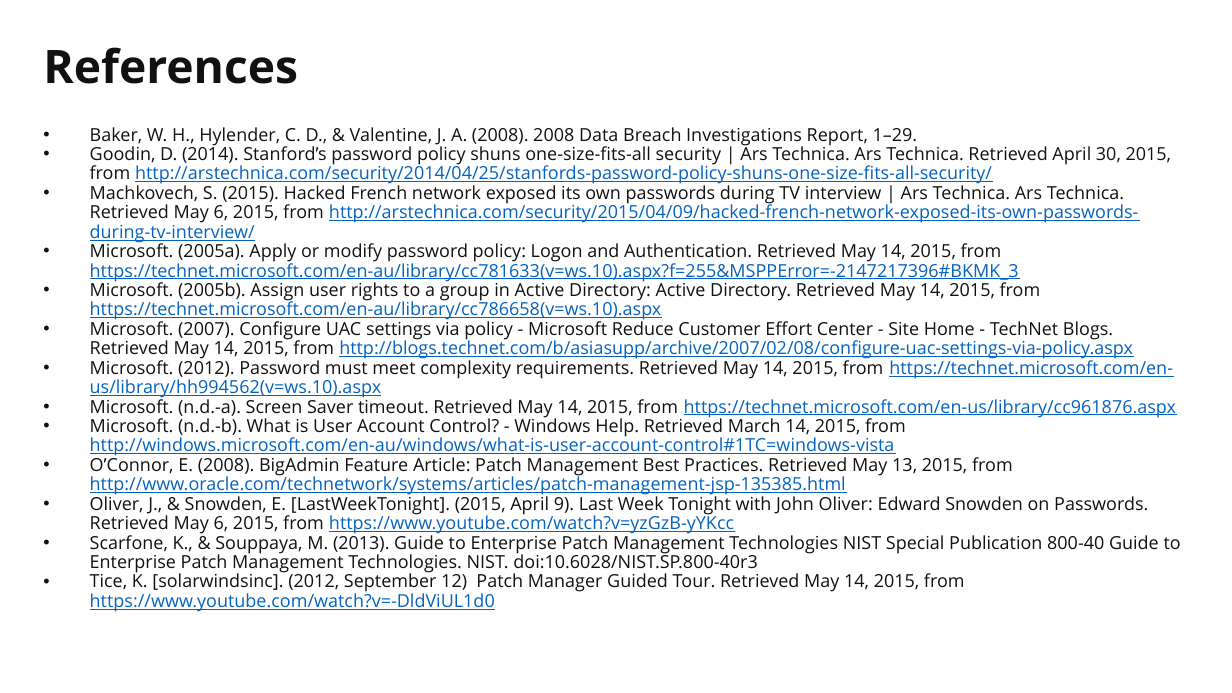
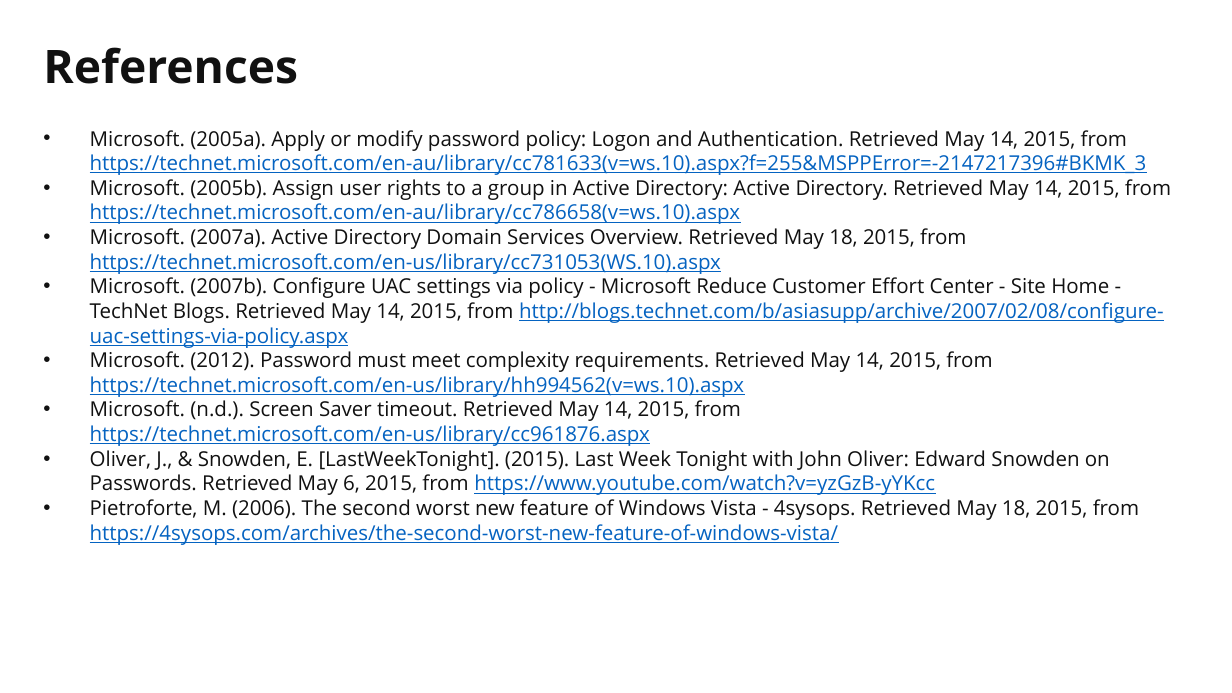
Before and after one commit to martymcflywa/ecu, a slide deck: slide 32 of year_1/sem_2/CSI1101_computer_security/0b_assignment_2_[22MAY15_0900]/dev/CSI1101_PONCE_A2_v03.pptx (slide 30 before the commit). Drawn at 1232x693 pixels with LibreOffice and Linux fonts; fonts in the diff are those of the drawing. Boxes give left, top, right and bottom in pixels: in the first picture for what was removed or moved away, otherwise in the second. Text is boxed around its words. In the diff, an @@ line names an element or a change of style, - is before the commit and + after.

```diff
--- a/year_1/sem_2/CSI1101_computer_security/0b_assignment_2_[22MAY15_0900]/dev/CSI1101_PONCE_A2_v03.pptx
+++ b/year_1/sem_2/CSI1101_computer_security/0b_assignment_2_[22MAY15_0900]/dev/CSI1101_PONCE_A2_v03.pptx
@@ text at (x1=90, y1=127, x2=1172, y2=243): paragraphs removed @@
-• Baker, W. H., Hylender, C. D., & Valentine, J. A. (2008). 2008 Data Breach Investigations Report, 1–29.
-• Goodin, D. (2014). Stanford’s password policy shuns one-size-fits-all security | Ars Technica. Ars Technica. Retrieved April 30, 2015, from http://arstechnica.com/security/2014/04/25/stanfords-password-policy-shuns-one-size-fits-all-security/
-• Machkovech, S. (2015). Hacked French network exposed its own passwords during TV interview | Ars Technica. Ars Technica. Retrieved May 6, 2015, from http://arstechnica.com/security/2015/04/09/hacked-french-network-exposed-its-own-passwords-during-tv-interview/
@@ text at (x1=90, y1=130, x2=1171, y2=397): size 14 to 16 pt in "Microsoft. (2005a). Apply or modify password policy: ...", "Microsoft. (2005b). Assign user rights to a ...", "Microsoft. (2012). Password must meet complexity requirement ..."; line spacing 0.9 to 1 @@
@@ text at (x1=90, y1=228, x2=1163, y2=348): text changed; size 14 to 16 pt @@
-• Microsoft. (2007). Configure UAC settings via policy - Microsoft Reduce Customer Effort Center - Site Home - TechNet Blogs. Retrieved May 14, 2015, from http://blogs.technet.com/b/asiasupp/archive/2007/02/08/configure-uac-settings-via-policy.aspx
+• Microsoft. (2007a). Active Directory Domain Services Overview. Retrieved May 18, 2015, from https://technet.microsoft.com/en-us/library/cc731053(WS.10).aspx
+• Microsoft. (2007b). Configure UAC settings via policy - Microsoft Reduce Customer Effort Center - Site Home - TechNet Blogs. Retrieved May 14, 2015, from http://blogs.technet.com/b/asiasupp/archive/2007/02/08/configure-uac-settings-via-policy.aspx
@@ text at (x1=90, y1=400, x2=1139, y2=545): text changed; size 14 to 16 pt @@
-• Microsoft. (n.d.-a). Screen Saver timeout. Retrieved May 14, 2015, from https://technet.microsoft.com/en-us/library/cc961876.aspx
-• Microsoft. (n.d.-b). What is User Account Control? - Windows Help. Retrieved March 14, 2015, from http://windows.microsoft.com/en-au/windows/what-is-user-account-control#1TC=windows-vista
-• O’Connor, E. (2008). BigAdmin Feature Article: Patch Management Best Practices. Retrieved May 13, 2015, from http://www.oracle.com/technetwork/systems/articles/patch-management-jsp-135385.html
-• Oliver, J., & Snowden, E. [LastWeekTonight]. (2015, April 9). Last Week Tonight with John Oliver: Edward Snowden on Passwords. Retrieved May 6, 2015, from https://www.youtube.com/watch?v=yzGzB-yYKcc
-• Scarfone, K., & Souppaya, M. (2013). Guide to Enterprise Patch Management Technologies NIST Special Publication 800-40 Guide to Enterprise Patch Management Technologies. NIST. doi:10.6028/NIST.SP.800-40r3
-• Tice, K. [solarwindsinc]. (2012, September 12) Patch Manager Guided Tour. Retrieved May 14, 2015, from https://www.youtube.com/watch?v=-DldViUL1d0
+• Microsoft. (n.d.). Screen Saver timeout. Retrieved May 14, 2015, from https://technet.microsoft.com/en-us/library/cc961876.aspx
+• Oliver, J., & Snowden, E. [LastWeekTonight]. (2015). Last Week Tonight with John Oliver: Edward Snowden on Passwords. Retrieved May 6, 2015, from https://www.youtube.com/watch?v=yzGzB-yYKcc
+• Pietroforte, M. (2006). The second worst new feature of Windows Vista - 4sysops. Retrieved May 18, 2015, from https://4sysops.com/archives/the-second-worst-new-feature-of-windows-vista/
```
Also in this commit, not shown: 4 other slides changed, 5 slides added, 5 slides removed, 2 other files.
